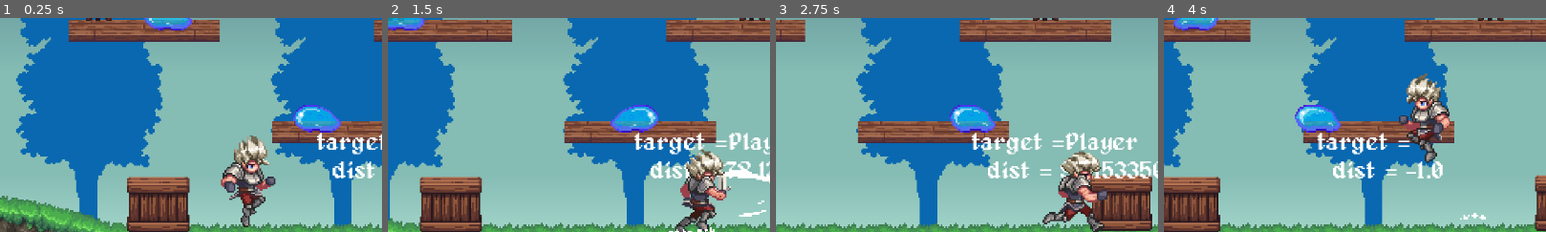
Above: before the commit, frames 1-4 (left to right).
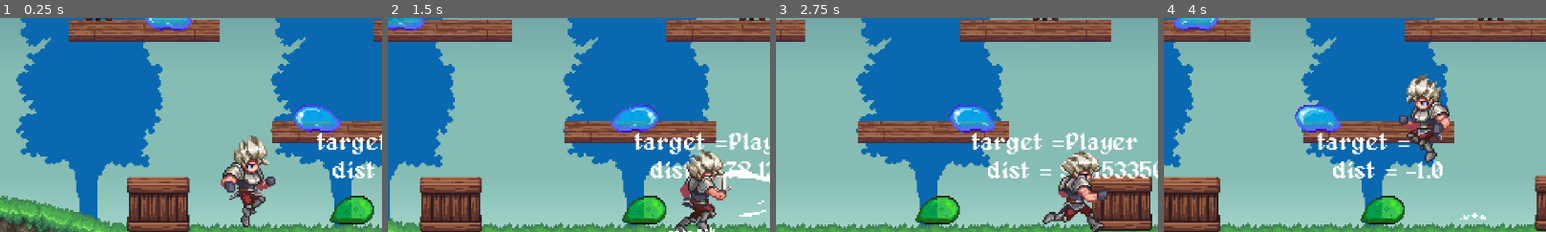
Above: after the commit, the same moments.

Repository: wulalal1/metroidvania_forge
Game: Godot game, scene res://level/00_forest/07.tscn
The game is run twice, just before and just after one commit, with the same random seed, the same clock (stepped at 60 frames per second) and the same inputs. This scene is started directly instead of the project's main scene.
Inputs (mouse positions are % of the whole screen's width and height, from its top left):
- Up to frame 1 (0.25 s): no input
- Up to frame 2 (1.5 s): tap Enter at 0.5 s; move the mouse to (72, 45) at 0.52 s; hold D (right) 0.53-1.28 s; hold L (action) 0.53-1.28 s; click (72, 45) at 0.67 s; tap Space (jump) at 0.77 s; move the mouse to (30, 55) at 1.27 s; hold S (down) from 1.28 s (still down); tap J (attack) at 1.35 s
- Up to frame 3 (2.75 s): tap Space (jump) at 1.52 s; move the mouse to (60, 28) at 2.02 s; release S (down) at 2.03 s; hold D (right) from 2.03 s (still down); hold K (dash) from 2.03 s (still down)
- Up to frame 4 (4 s): move the mouse to (45, 70) at 2.77 s; release D (right) at 2.78 s; release K (dash) at 2.78 s; hold W (up) 2.78-3.53 s; tap Shift at 2.85 s; click (45, 70) at 2.92 s; tap Space (jump) at 3.02, 3.77 s; move the mouse to (80, 65) at 3.52 s; hold A (left) from 3.53 s (still down); hold L (action) from 3.53 s (still down)
The pictures show only the part of the screen within x 11-61%, y 35-85%; the shares and areas given below are measured in that part.

The runs differ from the first frame. In frame 1, 1.2% of the frame differs, in the area x 86-98%, y 83-97%; in frame 2, 1.2%; in frame 3, 1.2%, in the area x 36-49%, y 83-97%; in frame 4, 1.2%.

Commit message:
更新粒子效果

Diff:
--- /dev/null
+++ b/enemies/scripts/enemy_hit_particles.gd
@@ -0,0 +1,33 @@
+@icon("res://general/icons/enemy_hit_particles.svg")
+class_name EnemyHitPatrticles extends Marker2D
+@export var hit_particles : Array[HitParticleSettings]
+@export var death_particles: Array[HitParticleSettings]
+var enemy_was_killed : bool = false
+
+
+func  _ready() -> void:
+	if owner is Enemy:
+		owner.was_hit.connect(_on_hit)
+		owner.was_killed.connect(_on_killed)
+	else:
+		for c in get_parent().get_children():
+			if c is DamageArea:
+				c.damae_taken.connect(_on_hit)
+	pass
+
+func _on_hit(a : AttackArea) -> void:
+	var dir : Vector2 = global_position.direction_to(a.global_position)
+	dir.x *= -1.0
+	var particles = hit_particles
+	if enemy_was_killed:
+		particles = death_particles
+
+	for p in particles:
+		VisualEffects.hit_particles(global_position,dir,p)
+
+
+	pass
+
+func _on_killed() -> void:
+	enemy_was_killed = true
+	pass
--- a/enemies/slime_2/slime_2.tscn
+++ b/enemies/slime_2/slime_2.tscn
@@ -13,6 +13,8 @@
 [ext_resource type="AudioStream" uid="uid://bo3el5aj7k5th" path="res://enemies/slime/slime_death.wav" id="11_ovel5"]
 [ext_resource type="Script" uid="uid://xc54qd3q8yn6" path="res://enemies/scripts/sensors/edge_sensor.gd" id="12_ovel5"]
 [ext_resource type="Script" uid="uid://bioe54vnv8g64" path="res://enemies/scripts/sensors/player_sensor.gd" id="13_3jlja"]
+[ext_resource type="Script" uid="uid://dbh873mkpjec2" path="res://enemies/scripts/enemy_hit_particles.gd" id="14_dq0sk"]
+[ext_resource type="Script" uid="uid://dpmqf183mx5sj" path="res://00_global/visual_effects/hit_particle_settings.gd" id="15_uucha"]
 
 [sub_resource type="CapsuleShape2D" id="CapsuleShape2D_e3lcx"]
 radius = 8.0
@@ -120,6 +122,37 @@
 	pass
 "
 
+[sub_resource type="Gradient" id="Gradient_dq0sk"]
+offsets = PackedFloat32Array(0.4651163, 1)
+colors = PackedColorArray(0.98199487, 0.9688971, 0.9688971, 1, 1, 1, 1, 0)
+
+[sub_resource type="GradientTexture2D" id="GradientTexture2D_uucha"]
+gradient = SubResource("Gradient_dq0sk")
+width = 8
+height = 8
+fill = 1
+fill_from = Vector2(0.507772, 0.507772)
+fill_to = Vector2(0.5, 0)
+
+[sub_resource type="Resource" id="Resource_qpicr"]
+script = ExtResource("15_uucha")
+count = 12
+color = Color(0.006456087, 0.6228548, 0.95484024, 1)
+texture = SubResource("GradientTexture2D_uucha")
+metadata/_custom_type_script = "uid://dpmqf183mx5sj"
+
+[sub_resource type="Resource" id="Resource_vpnvx"]
+script = ExtResource("15_uucha")
+count = 8
+color = Color(0.9045336, 0.9417285, 0.9616289, 1)
+metadata/_custom_type_script = "uid://dpmqf183mx5sj"
+
+[sub_resource type="Resource" id="Resource_7lkcl"]
+script = ExtResource("15_uucha")
+count = 24
+color = Color(0.006456087, 0.6228548, 0.95484024, 1)
+metadata/_custom_type_script = "uid://dpmqf183mx5sj"
+
 [node name="Slime2" type="CharacterBody2D"]
 collision_layer = 0
 collision_mask = 3
@@ -209,3 +242,10 @@
 offset_right = 40.0
 offset_bottom = 15.0
 script = SubResource("GDScript_3jlja")
+
+[node name="EnemyHitPatrticles" type="Marker2D" parent="."]
+position = Vector2(0, -7)
+script = ExtResource("14_dq0sk")
+hit_particles = Array[ExtResource("15_uucha")]([SubResource("Resource_qpicr")])
+death_particles = Array[ExtResource("15_uucha")]([SubResource("Resource_vpnvx"), SubResource("Resource_7lkcl")])
+metadata/_custom_type_script = "uid://dbh873mkpjec2"
--- a/level/00_forest/07.tscn
+++ b/level/00_forest/07.tscn
@@ -10,6 +10,45 @@
 [ext_resource type="PackedScene" uid="uid://b43e6exxybydk" path="res://enemies/slime/slime.tscn" id="8_t3ulj"]
 [ext_resource type="Script" uid="uid://bqpwu3ktipoto" path="res://music/music_auto_trigger.gd" id="9_v13ek"]
 [ext_resource type="PackedScene" uid="uid://ddhn011gkfqw6" path="res://enemies/slime_2/slime_2.tscn" id="10_njcul"]
+[ext_resource type="Texture2D" uid="uid://bt12npuxx7s1t" path="res://enemies/slime/slime.png" id="11_cg3lk"]
+[ext_resource type="Script" uid="uid://dbh873mkpjec2" path="res://enemies/scripts/enemy_hit_particles.gd" id="12_eillp"]
+[ext_resource type="Script" uid="uid://dpmqf183mx5sj" path="res://00_global/visual_effects/hit_particle_settings.gd" id="13_4hya2"]
+[ext_resource type="Script" uid="uid://c8kuda8wrkqje" path="res://general/script/damage_area.gd" id="14_lswfi"]
+[ext_resource type="AudioStream" uid="uid://b8jhai4c6014k" path="res://enemies/slime/slime_hit.wav" id="15_api2s"]
+
+[sub_resource type="Gradient" id="Gradient_dq0sk"]
+offsets = PackedFloat32Array(0.4651163, 1)
+colors = PackedColorArray(0.98199487, 0.9688971, 0.9688971, 1, 1, 1, 1, 0)
+
+[sub_resource type="GradientTexture2D" id="GradientTexture2D_uucha"]
+gradient = SubResource("Gradient_dq0sk")
+width = 8
+height = 8
+fill = 1
+fill_from = Vector2(0.507772, 0.507772)
+fill_to = Vector2(0.5, 0)
+
+[sub_resource type="Resource" id="Resource_qpicr"]
+script = ExtResource("13_4hya2")
+count = 12
+color = Color(0.006456087, 0.6228548, 0.95484024, 1)
+texture = SubResource("GradientTexture2D_uucha")
+metadata/_custom_type_script = "uid://dpmqf183mx5sj"
+
+[sub_resource type="Resource" id="Resource_vpnvx"]
+script = ExtResource("13_4hya2")
+count = 8
+color = Color(0.9045336, 0.9417285, 0.9616289, 1)
+metadata/_custom_type_script = "uid://dpmqf183mx5sj"
+
+[sub_resource type="Resource" id="Resource_7lkcl"]
+script = ExtResource("13_4hya2")
+count = 24
+color = Color(0.006456087, 0.6228548, 0.95484024, 1)
+metadata/_custom_type_script = "uid://dpmqf183mx5sj"
+
+[sub_resource type="RectangleShape2D" id="RectangleShape2D_3jst0"]
+size = Vector2(26, 24)
 
 [node name="07" type="Node2D"]
 
@@ -72,3 +111,29 @@
 
 [node name="Slime2" parent="." instance=ExtResource("10_njcul")]
 position = Vector2(264, 162)
+
+[node name="Sprite2D" type="Sprite2D" parent="."]
+modulate = Color(0.31018072, 0.9480516, 0.093698464, 1)
+position = Vector2(276, 209)
+texture = ExtResource("11_cg3lk")
+hframes = 6
+vframes = 3
+
+[node name="EnemyHitPatrticles" type="Marker2D" parent="Sprite2D"]
+position = Vector2(1, -16)
+script = ExtResource("12_eillp")
+hit_particles = Array[ExtResource("13_4hya2")]([SubResource("Resource_qpicr")])
+death_particles = Array[ExtResource("13_4hya2")]([SubResource("Resource_vpnvx"), SubResource("Resource_7lkcl")])
+metadata/_custom_type_script = "uid://dbh873mkpjec2"
+
+[node name="DamageArea" type="Area2D" parent="Sprite2D"]
+position = Vector2(0, 16)
+collision_layer = 32
+collision_mask = 0
+script = ExtResource("14_lswfi")
+audio = ExtResource("15_api2s")
+metadata/_custom_type_script = "uid://c8kuda8wrkqje"
+
+[node name="CollisionShape2D2" type="CollisionShape2D" parent="Sprite2D/DamageArea"]
+position = Vector2(0, -12)
+shape = SubResource("RectangleShape2D_3jst0")
Not shown, added: enemies/scripts/enemy_hit_particles.gd.uid
Not shown: 1 places in enemies/slime_2/slime_2.tscn that only renumber resources
Not shown: 1 places in level/00_forest/07.tscn that only renumber resources
